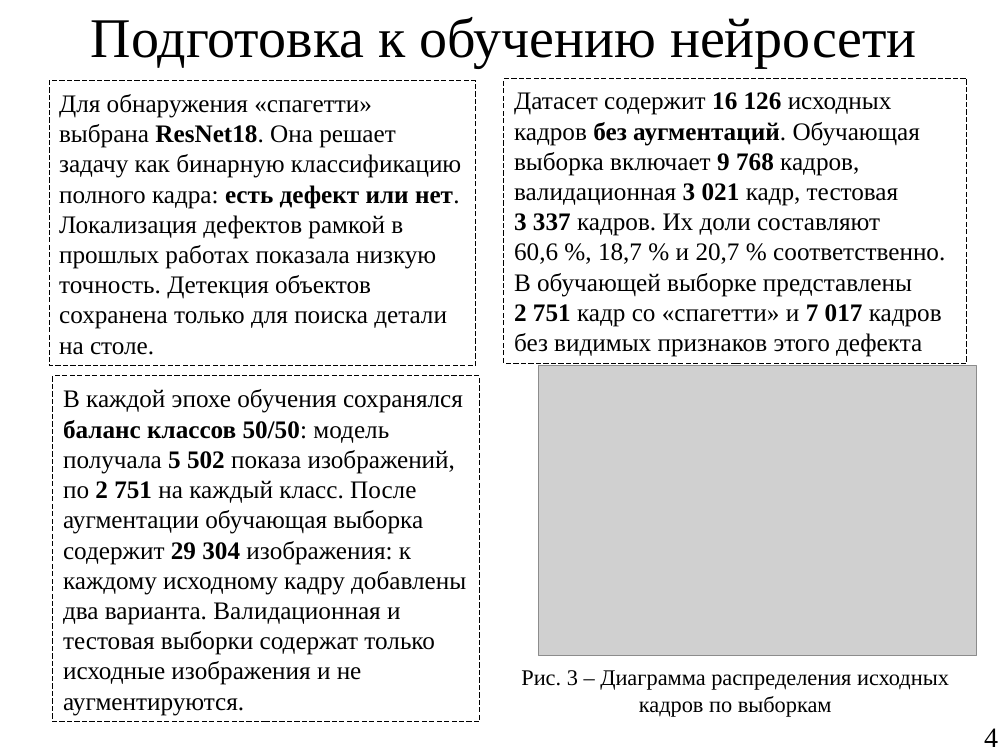
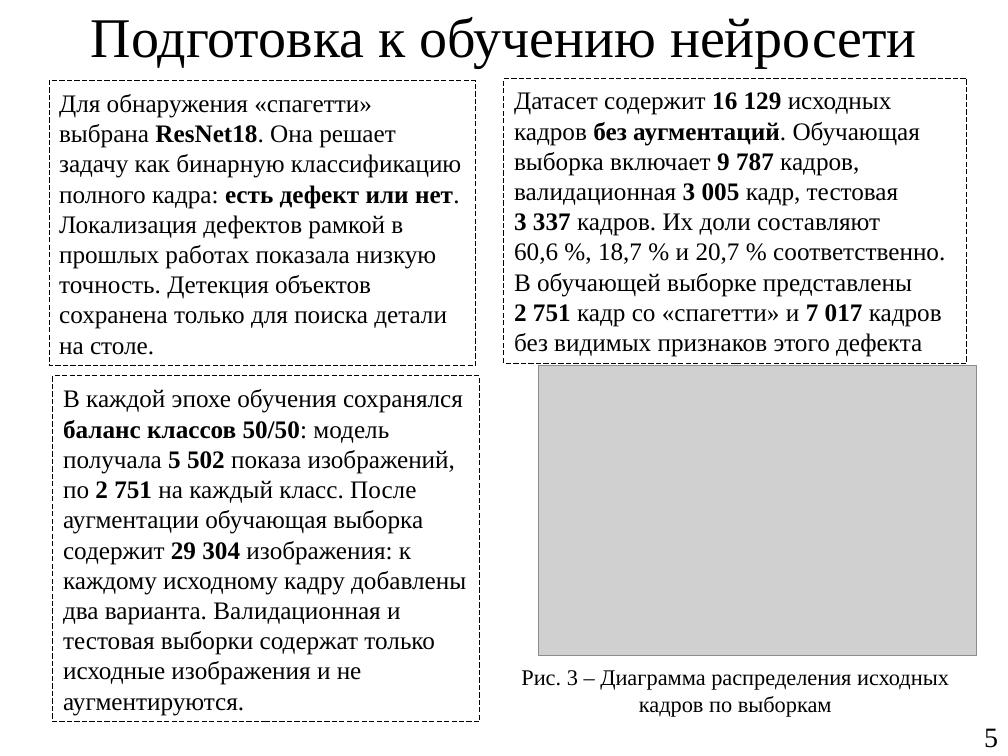
Before and after one commit to Yawllen/Nir2, a slide deck: slide 5 of presentation/NIR2_slide01_v2.pptx (slide 4 before the commit). Drawn at 1008x756 pixels with LibreOffice and Linux fonts; fonts in the diff are those of the drawing; grey boxes stand for pictures. Boxes give left, top, right and bottom in pixels: in the first picture for what was removed or moved away, otherwise in the second. Text is boxed around its words. In the diff, an @@ line names an element or a change of style, - is before the commit and + after.

```diff
--- a/presentation/NIR2_slide01_v2.pptx
+++ b/presentation/NIR2_slide01_v2.pptx
@@ text in rectangle at [514,92,945,357]: text changed @@
-Датасет содержит 16 126 исходных кадров без аугментаций. Обучающая выборка включает 9 768 кадров, валидационная 3 021 кадр, тестовая 3 337 кадров. Их доли составляют 60,6 %, 18,7 % и 20,7 % соответственно. В обучающей выборке представлены 2 751 кадр со «спагетти» и 7 017 кадров без видимых признаков этого дефекта
+Датасет содержит 16 129 исходных кадров без аугментаций. Обучающая выборка включает 9 787 кадров, валидационная 3 005 кадр, тестовая 3 337 кадров. Их доли составляют 60,6 %, 18,7 % и 20,7 % соответственно. В обучающей выборке представлены 2 751 кадр со «спагетти» и 7 017 кадров без видимых признаков этого дефекта
@@ page number at [984,728,998,748]: text changed @@
-4
+5
```
Also in this commit, not shown: 1 slide added, 2 other files.
